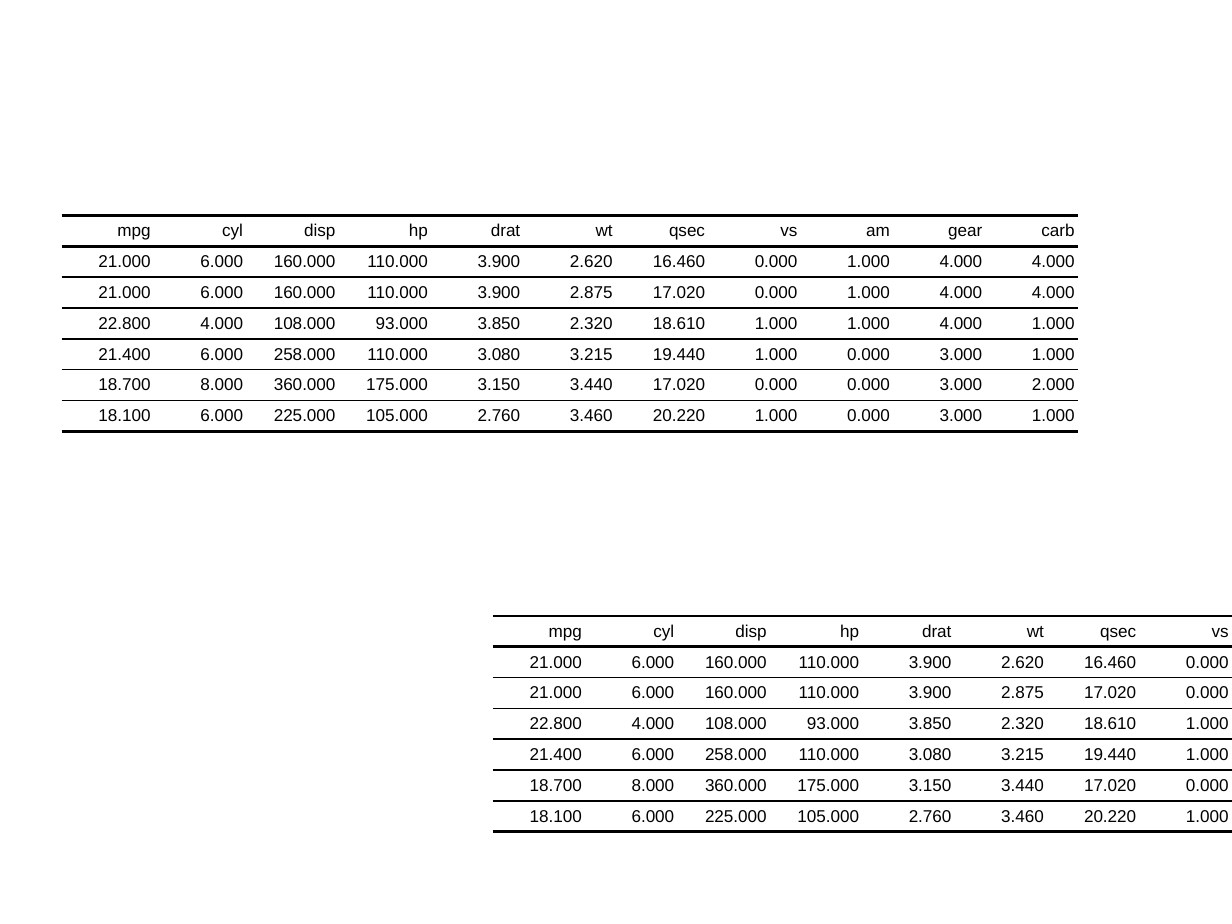
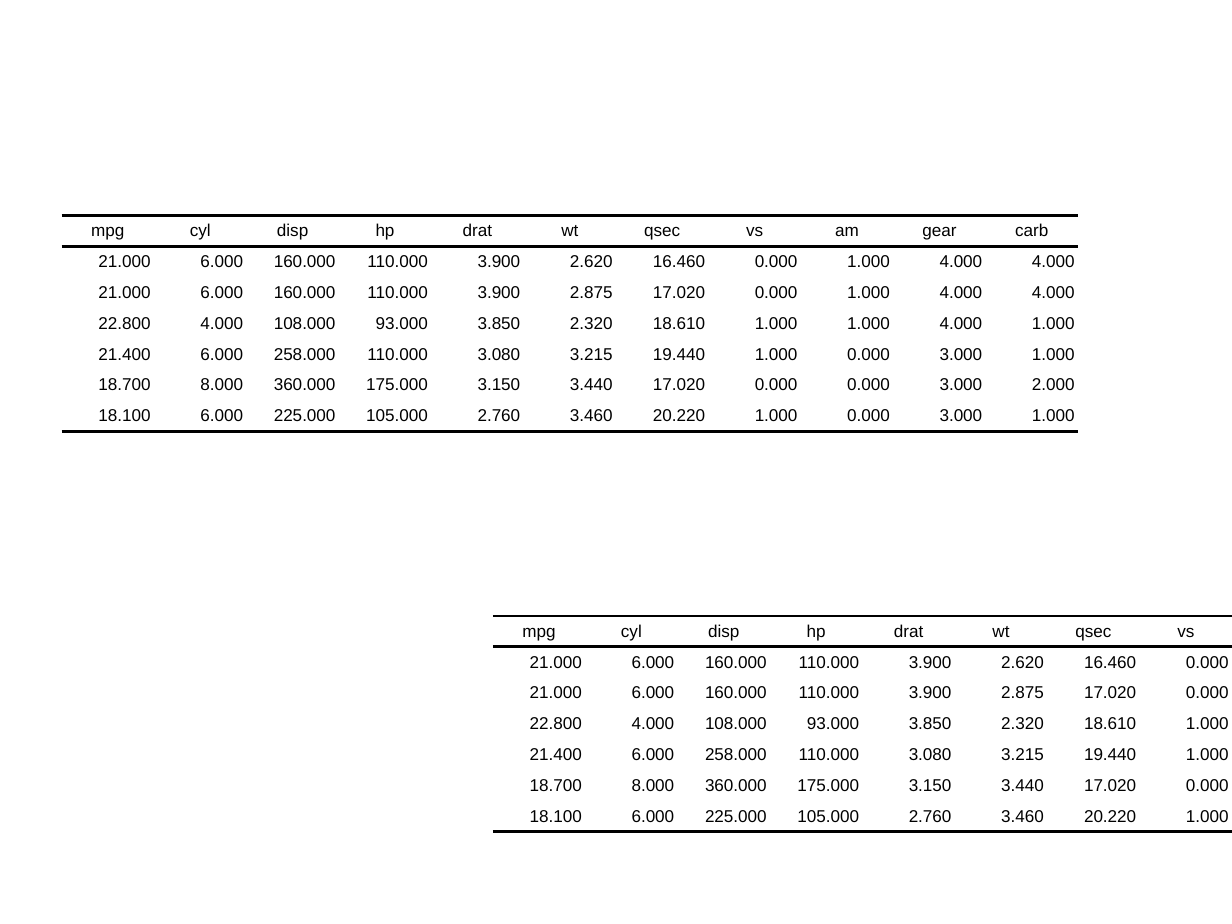
Before and after one commit to davidgohel/flextable, a slide deck: slide 1 of docs/reference/test.pptx. Drawn at 1232x924 pixels with LibreOffice and Linux fonts; fonts in the diff are those of the drawing. Boxes give left, top, right and bottom in pixels: in the first picture for what was removed or moved away, otherwise in the second. Text is boxed around its words. In the diff, an @@ line names an element or a change of style, - is before the commit and + after.

```diff
--- a/docs/reference/test.pptx
+++ b/docs/reference/test.pptx
@@ table at (x1=62, y1=216, x2=1078, y2=825) @@
@@ alignment right to centre @@
@@ borders changed @@
@@ table at (x1=493, y1=616, x2=1232, y2=826) @@
@@ alignment right to centre @@
@@ borders changed @@
```
Also in this commit, not shown: 18 other files.
